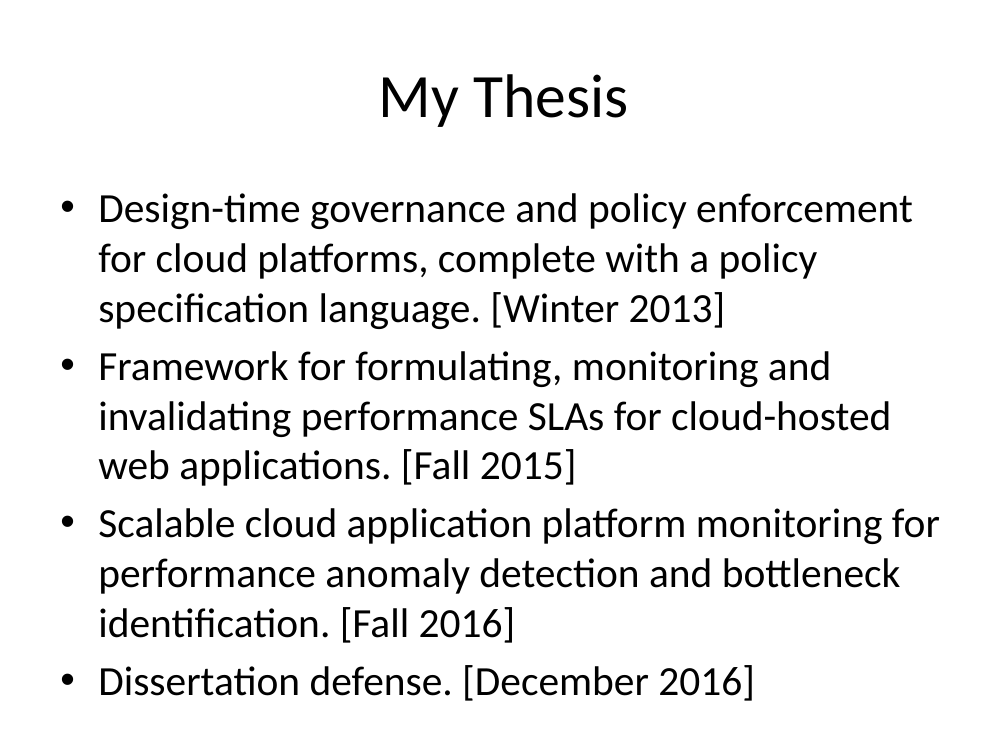
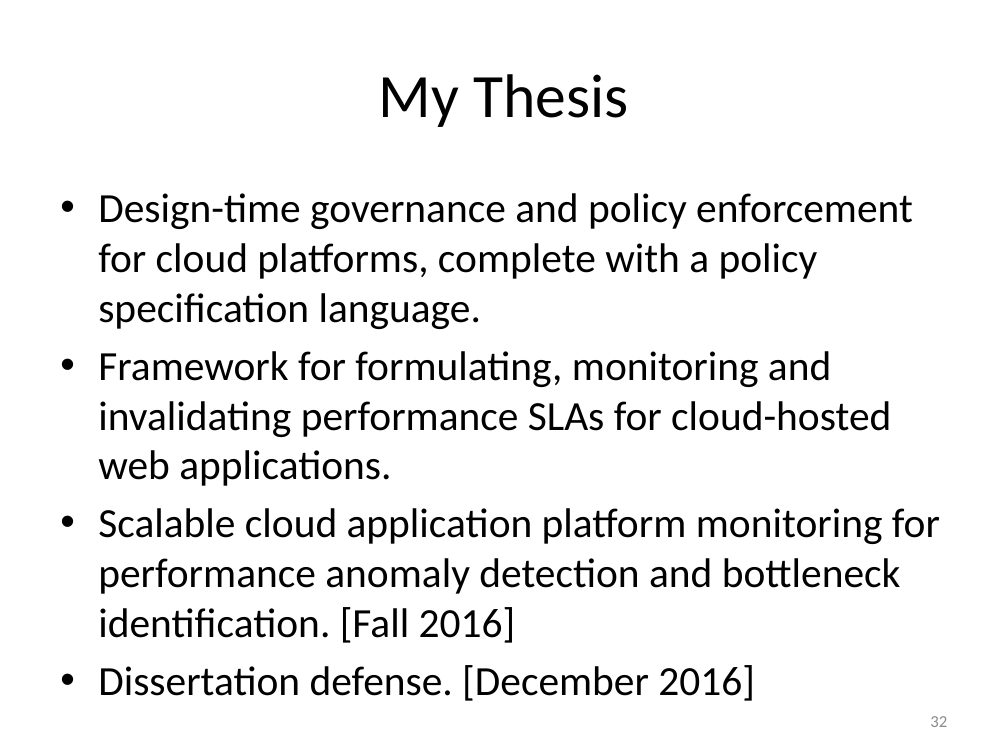
Before and after one commit to Dithn/eager-appscale, a slide deck: slide 32 of Eager/elk-experiment/appserver/system_design.pptx. Drawn at 1008x756 pixels with LibreOffice and Linux fonts; fonts in the diff are those of the drawing. Boxes give left, top, right and bottom in pixels: in the first picture for what was removed or moved away, otherwise in the second. Text is boxed around its words. In the diff, an @@ line names an element or a change of style, - is before the commit and + after.

```diff
--- a/Eager/elk-experiment/appserver/system_design.pptx
+++ b/Eager/elk-experiment/appserver/system_design.pptx
@@ text at [98,193,913,486]: text changed @@
-• Design-time governance and policy enforcement for cloud platforms, complete with a policy specification language. [Winter 2013]
-• Framework for formulating, monitoring and invalidating performance SLAs for cloud-hosted web applications. [Fall 2015]
+• Design-time governance and policy enforcement for cloud platforms, complete with a policy specification language.
+• Framework for formulating, monitoring and invalidating performance SLAs for cloud-hosted web applications.
@@ page number added at [930,716,947,727], 12 pt, text #8C8C8C @@
+32
```
Also in this commit, not shown: 43 other slides changed.
